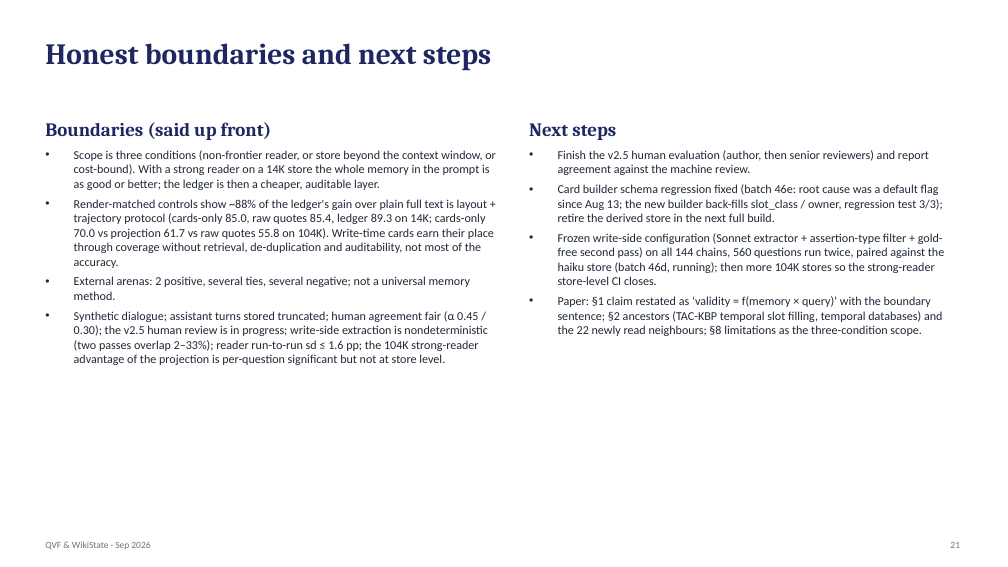
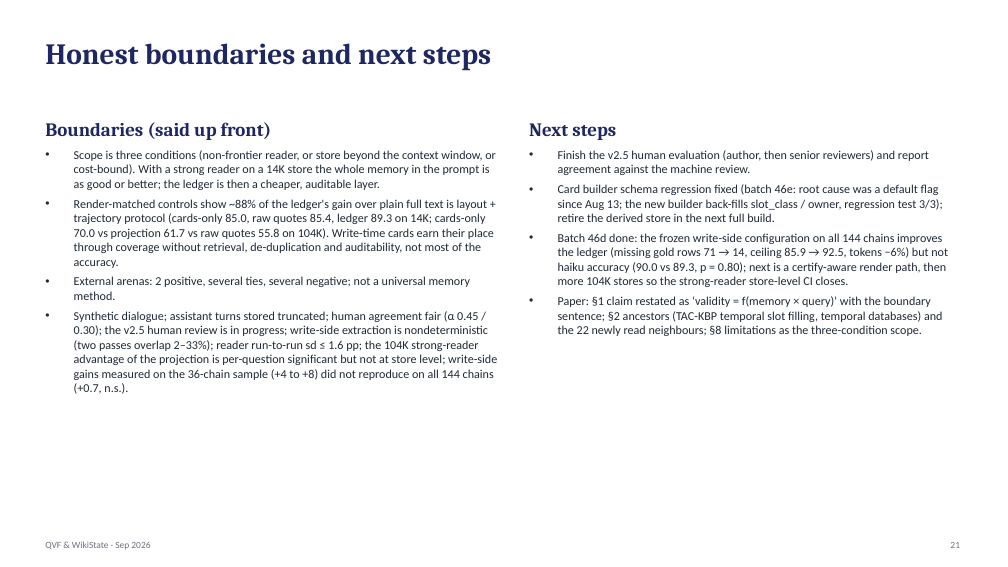
Before and after one commit to jeremyz12/qvf_withcontroller, a slide deck: slide 21 of results/talk_qvf_wikistate_20260904.pptx. Drawn at 1008x567 pixels with LibreOffice and Linux fonts; fonts in the diff are those of the drawing. Boxes give left, top, right and bottom in pixels: in the first picture for what was removed or moved away, otherwise in the second. Text is boxed around its words. In the diff, an @@ line names an element or a change of style, - is before the commit and + after.

```diff
--- a/results/talk_qvf_wikistate_20260904.pptx
+++ b/results/talk_qvf_wikistate_20260904.pptx
@@ text at (x1=558, y1=233, x2=948, y2=287): text changed @@
-• Frozen write-side configuration (Sonnet extractor + assertion-type filter + gold-free second pass) on all 144 chains, 560 questions run twice, paired against the haiku store (batch 46d, running); then more 104K stores so the strong-reader store-level CI closes.
+• Batch 46d done: the frozen write-side configuration on all 144 chains improves the ledger (missing gold rows 71 → 14, ceiling 85.9 → 92.5, tokens −6%) but not haiku accuracy (90.0 vs 89.3, p = 0.80); next is a certify-aware render path, then more 104K stores so the strong-reader store-level CI closes.
@@ text at (x1=74, y1=311, x2=497, y2=394): text changed @@
-• Synthetic dialogue; assistant turns stored truncated; human agreement fair (α 0.45 / 0.30); the v2.5 human review is in progress; write-side extraction is nondeterministic (two passes overlap 2–33%); reader run-to-run sd ≤ 1.6 pp; the 104K strong-reader advantage of the projection is per-question significant but not at store level.
+• Synthetic dialogue; assistant turns stored truncated; human agreement fair (α 0.45 / 0.30); the v2.5 human review is in progress; write-side extraction is nondeterministic (two passes overlap 2–33%); reader run-to-run sd ≤ 1.6 pp; the 104K strong-reader advantage of the projection is per-question significant but not at store level; write-side gains measured on the 36-chain sample (+4 to +8) did not reproduce on all 144 chains (+0.7, n.s.).
```
Also in this commit, not shown: 2 other slides changed, 2 other files.
